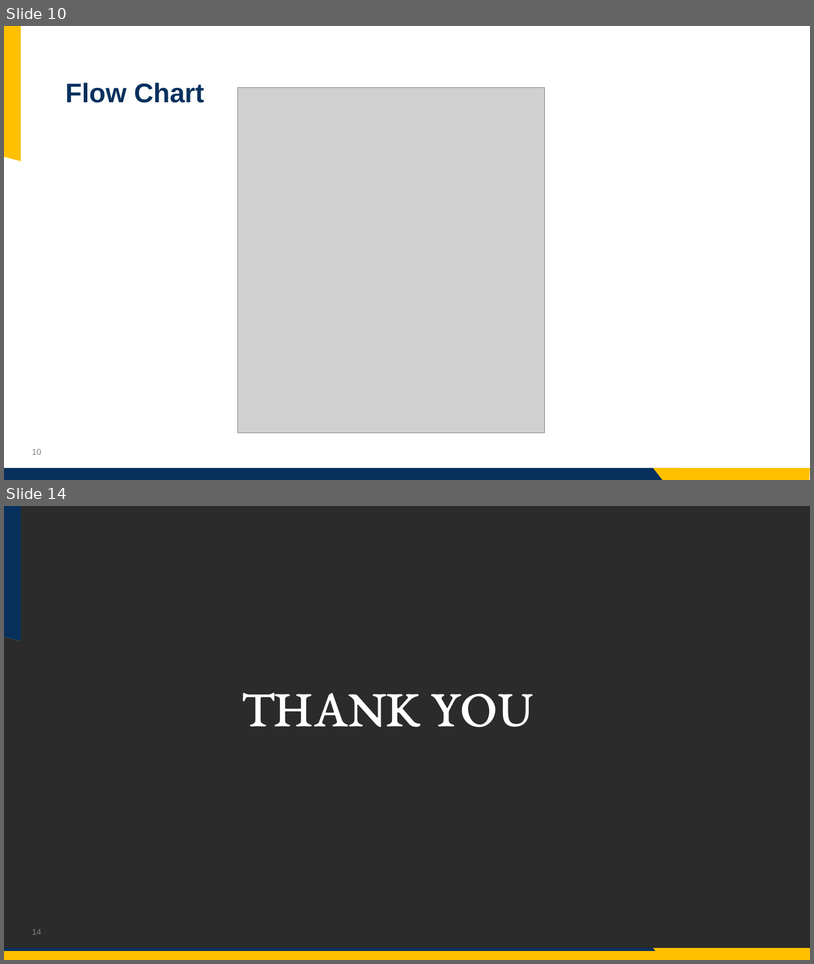
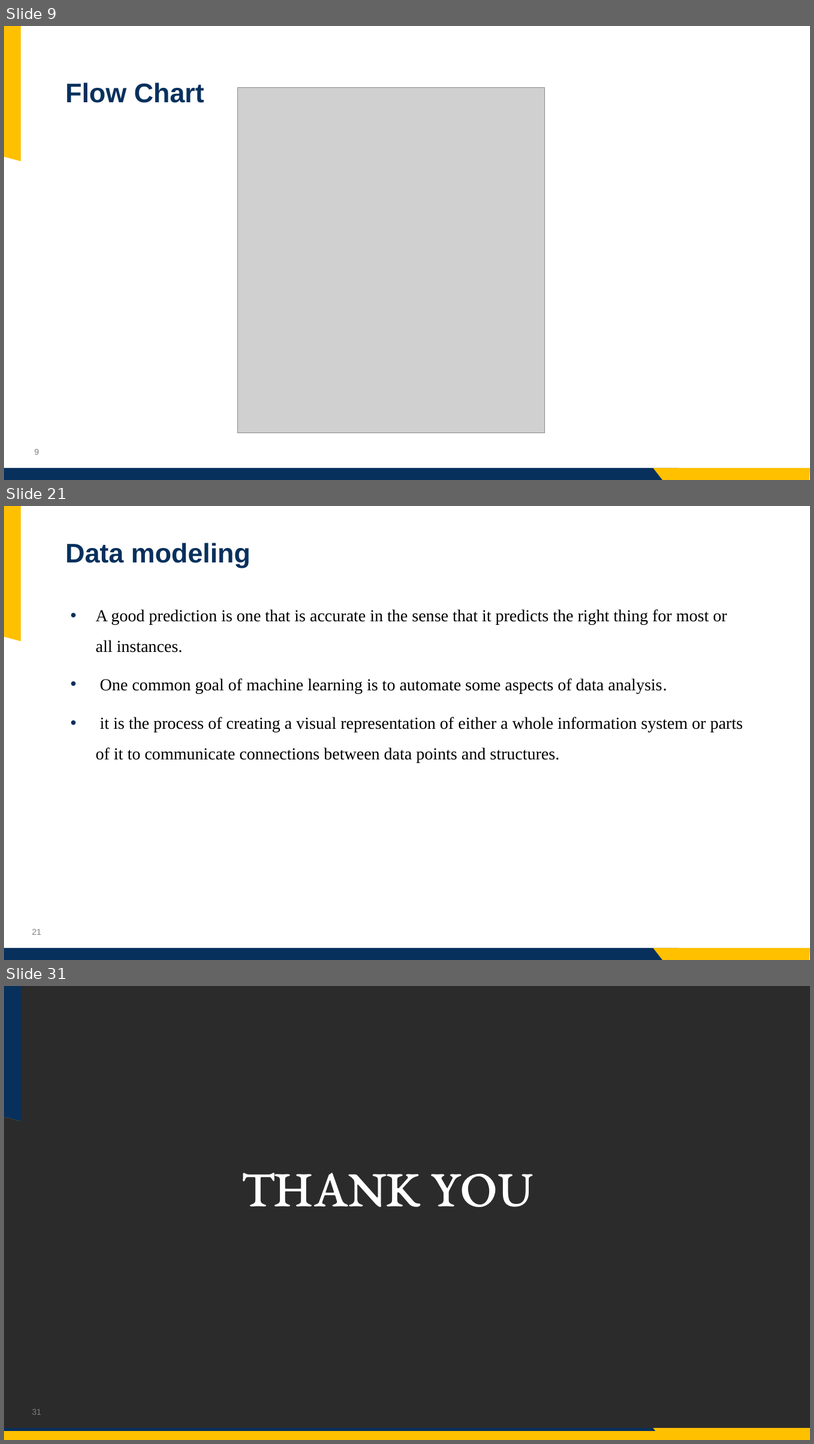
Before and after one commit to jashwanth08/SpringCapstone2023, a slide deck: presentataions/Presentation.pptx. Shown one above the other, each under a label of ours: slides 10 and 14 before the commit, slides 9, 21 and 31 after it; the slides between them are not shown. The pictures are 814x964 and 814x1444 pixels, drawn with LibreOffice and Linux fonts; fonts in the diff are those of the drawing; grey boxes stand for pictures; background and template pictures are left out; a plain dark background stands for a picture behind light text. Boxes give left, top, right and bottom in pixels: in the first picture for what was removed or moved away, otherwise in the second. Text is boxed around its words. In the diff, an @@ line names an element or a change of style, - is before the commit and + after.

```diff
--- a/presentataions/Presentation.pptx
+++ b/presentataions/Presentation.pptx
@@ slide 21 added at (x1=4, y1=506, x2=810, y2=960), background picture (left out); not listed: 4 template elements that a slide beside it also shows @@
@@ title added at (x1=65, y1=543, x2=251, y2=568), 32 pt, text #07305D, bold @@
+Data modeling
@@ text added at (x1=96, y1=609, x2=743, y2=762), 20 pt, text #000000 @@
+• A good prediction is one that is accurate in the sense that it predicts the right thing for most or all instances.
+• One common goal of machine learning is to automate some aspects of data analysis.
+• it is the process of creating a visual representation of either a whole information system or parts of it to communicate connections between data points and structures.
@@ what was slide 10 is now slide 9 @@
@@ page number at (x1=35, y1=448, x2=39, y2=454): text changed @@
-10
+9
@@ what was slide 14 is now slide 31 @@
@@ page number at (x1=32, y1=1408, x2=42, y2=1414): text changed @@
-14
+31
```
Also in this commit, not shown: 3 slides changed, 22 other slides added, 6 slides removed.
